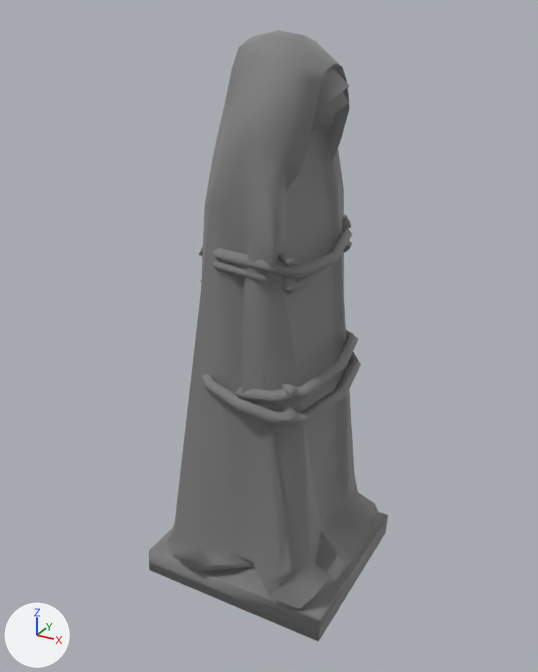
A saved change to the glTF model eidolon-demo/props/shroud_a.glb.
Both versions are drawn from a 50 mm camera at (0.589, -1.094, 0.53) aimed at (-0.007, -0.01, -0.013). The lights are fixed; the arrows at lower left show +X, +Y and +Z. The older version comes first. Vertices at exactly the same position are counted once.

Objects in the first picture: 'tripo_node_ba65c0f8-c11a-4025-8a40-92d679e40d0b'.
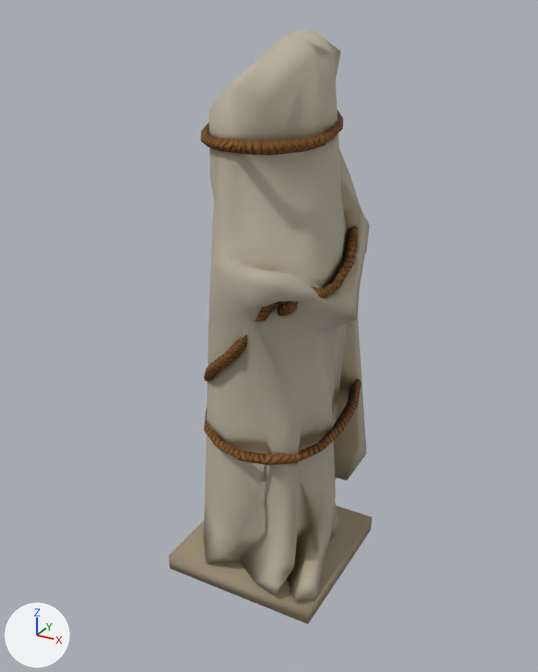
What the commit changed:
Picture 'Color_7f5fbf99-b91f-4150-a1c5-23d5f57a9b6d' (img_color_7f5fbf99_b91f_4150_a1c5_23d5f57a9b6d) is new.
Material 'tripo_material_7f5fbf99-b91f-4150-a1c5-23d5f57a9b6d' (mat_tripo_material_7f5fbf99_b91f_4150_a1c5_23d5f57a9b6d) is new.
Its texture is img_color_7f5fbf99_b91f_4150_a1c5_23d5f57a9b6d.
Its roughness is 0.9.
me_tripo_mesh_ba65c0f8_c11a_4025_8a40_92d679e40d0b is used by ob_tripo_node_ba65c0f8_c11a_4025_8a40_92d679e40d0b; location (0.0, 0.0, 0.0).
me_tripo_mesh_ba65c0f8_c11a_4025_8a40_92d679e40d0b had 471 vertices, 906 faces and spanned x -0.188..0.188, y -0.194..0.194, z -0.499..0.499.
me_tripo_mesh_ba65c0f8_c11a_4025_8a40_92d679e40d0b no longer uses material mat_material_0 (grey #aaaaaa).
me_tripo_mesh_ba65c0f8_c11a_4025_8a40_92d679e40d0b now has 457 vertices, 902 faces and spans x -0.157..0.157, y -0.171..0.171, z -0.499..0.499.
me_tripo_mesh_ba65c0f8_c11a_4025_8a40_92d679e40d0b part 1: a new loose piece, a box spanning x -0.157..0.151, y -0.151..0.157, z -0.499..-0.466, in mat_tripo_material_7f5fbf99_b91f_4150_a1c5_23d5f57a9b6d (picture img_color_7f5fbf99_b91f_4150_a1c5_23d5f57a9b6d).
me_tripo_mesh_ba65c0f8_c11a_4025_8a40_92d679e40d0b part 2: the loose piece of 195 vertices spanning x -0.188..0.188, y -0.194..0.194, z -0.499..0.499 is rebuilt with 421 vertices and now spans x -0.136..0.157, y -0.171..0.171, z -0.462..0.499, in mat_tripo_material_7f5fbf99_b91f_4150_a1c5_23d5f57a9b6d (picture img_color_7f5fbf99_b91f_4150_a1c5_23d5f57a9b6d).
me_tripo_mesh_ba65c0f8_c11a_4025_8a40_92d679e40d0b part 3: a new loose piece of 14 vertices spanning x 0.058..0.099, y -0.126..-0.089, z 0.077..0.126, in mat_tripo_material_7f5fbf99_b91f_4150_a1c5_23d5f57a9b6d (picture img_color_7f5fbf99_b91f_4150_a1c5_23d5f57a9b6d).
me_tripo_mesh_ba65c0f8_c11a_4025_8a40_92d679e40d0b part 4: 10 loose pieces with 203 vertices, spanning x -0.095..0.144, y -0.187..0.169, z -0.114..0.194, are deleted.
Part 5, on me_tripo_mesh_ba65c0f8_c11a_4025_8a40_92d679e40d0b:
73 vertices are removed from x -0.065..0.118, y -0.167..0.147, z 0.11..0.194.
146 faces are deleted.
Other edits to the shape of me_tripo_mesh_ba65c0f8_c11a_4025_8a40_92d679e40d0b do not show in these pictures.
me_tripo_mesh_ba65c0f8_c11a_4025_8a40_92d679e40d0b gains material mat_tripo_material_7f5fbf99_b91f_4150_a1c5_23d5f57a9b6d (picture img_color_7f5fbf99_b91f_4150_a1c5_23d5f57a9b6d).

What differs and where, as boxes (x1, y1, x2, y2) in the pictures (538 x 672 px):
'tripo_node_ba65c0f8-c11a-4025-8a40-92d679e40d0b', reshaped (15% narrower)
    before: (149, 30, 388, 642)
    after: (169, 30, 372, 624)
part 1 of me_tripo_mesh_ba65c0f8_c11a_4025_8a40_92d679e40d0b, added (brown)
    after: (169, 506, 372, 624)
part 2 of me_tripo_mesh_ba65c0f8_c11a_4025_8a40_92d679e40d0b, rebuilt (29% narrower, 7% shorter)
    before: (149, 30, 388, 642)
    after: (200, 30, 370, 600)
part 3 of me_tripo_mesh_ba65c0f8_c11a_4025_8a40_92d679e40d0b, added
    after: (278, 301, 297, 316)
part 4 of me_tripo_mesh_ba65c0f8_c11a_4025_8a40_92d679e40d0b, deleted
    before: (199, 215, 361, 424)
part 5 of me_tripo_mesh_ba65c0f8_c11a_4025_8a40_92d679e40d0b, deleted
    before: (212, 226, 352, 294)
